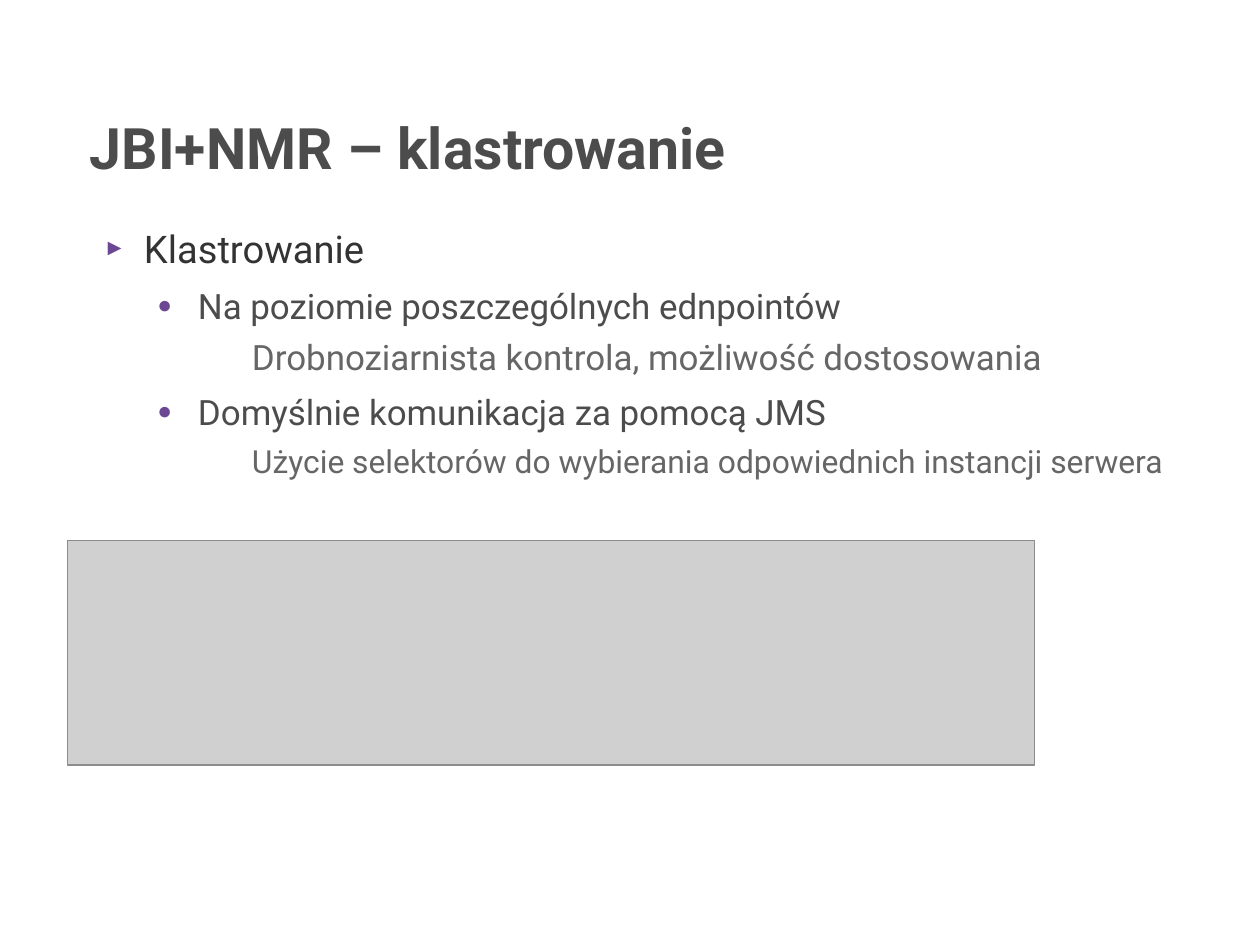
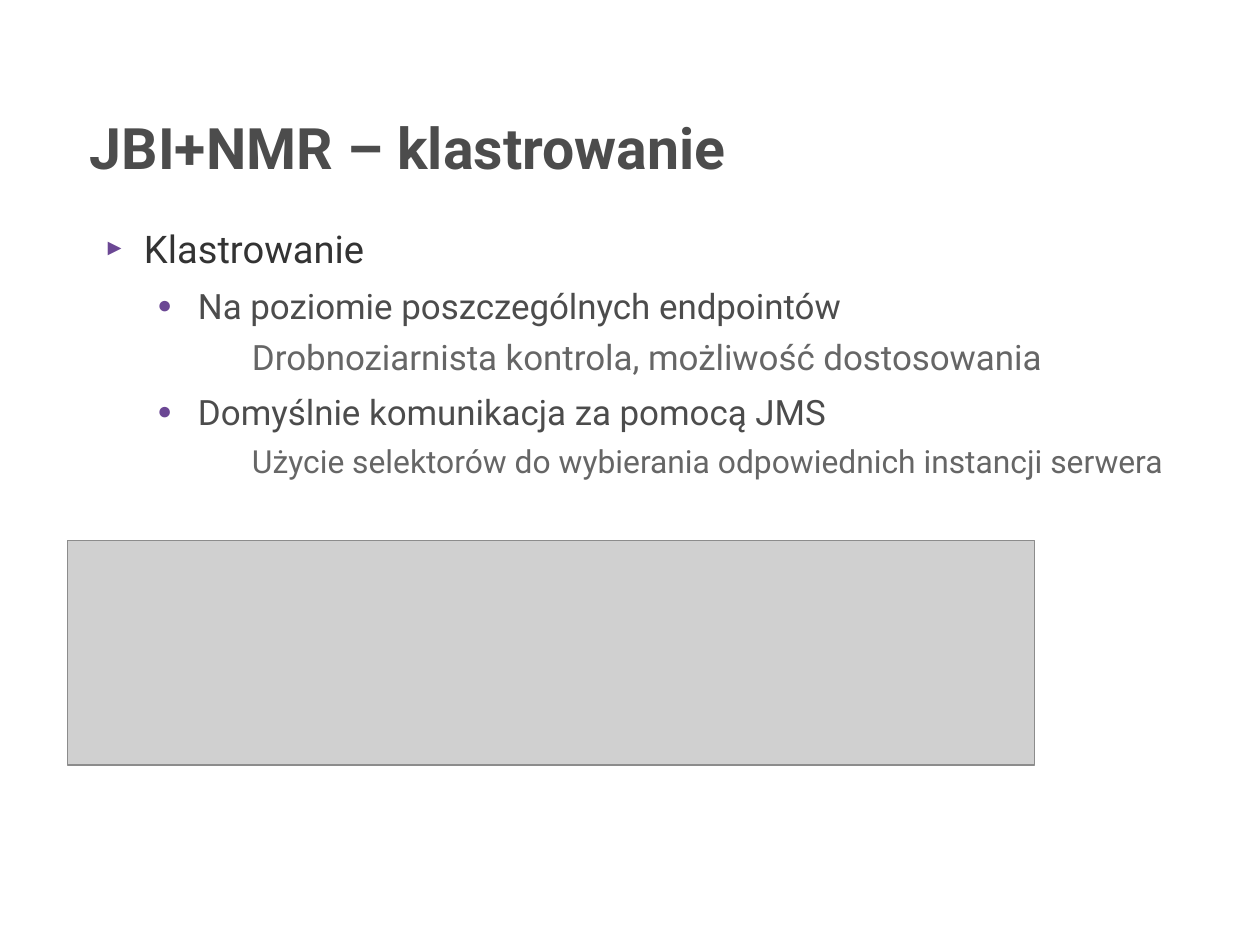
Before and after one commit to rafalrusin/ode-smx-jug, a slide deck: slide 13 of smx.odp (slide 12 before the commit). Drawn at 1260x945 pixels with LibreOffice and Linux fonts; fonts in the diff are those of the drawing; grey boxes stand for pictures; background and template pictures are left out. Boxes give left, top, right and bottom in pixels: in the first picture for what was removed or moved away, otherwise in the second. Text is boxed around its words. In the diff, an @@ line names an element or a change of style, - is before the commit and + after.

```diff
--- a/smx.odp
+++ b/smx.odp
@@ text at [198, 293, 841, 327]: text changed @@
-  ● Na poziomie poszczególnych ednpointów
+  ● Na poziomie poszczególnych endpointów
```
Also in this commit, not shown: 4 other slides changed, 3 slides added, 2 other files.
